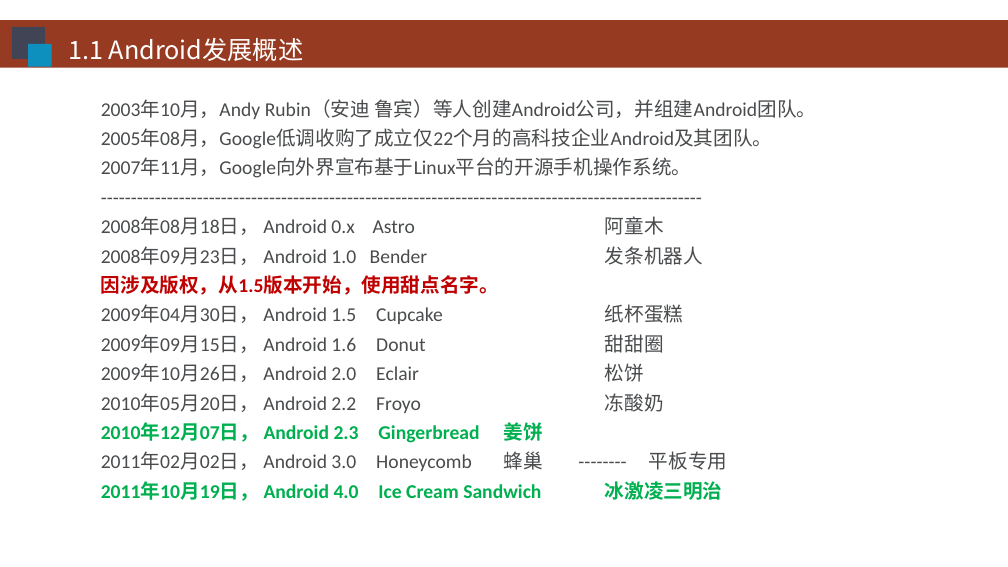
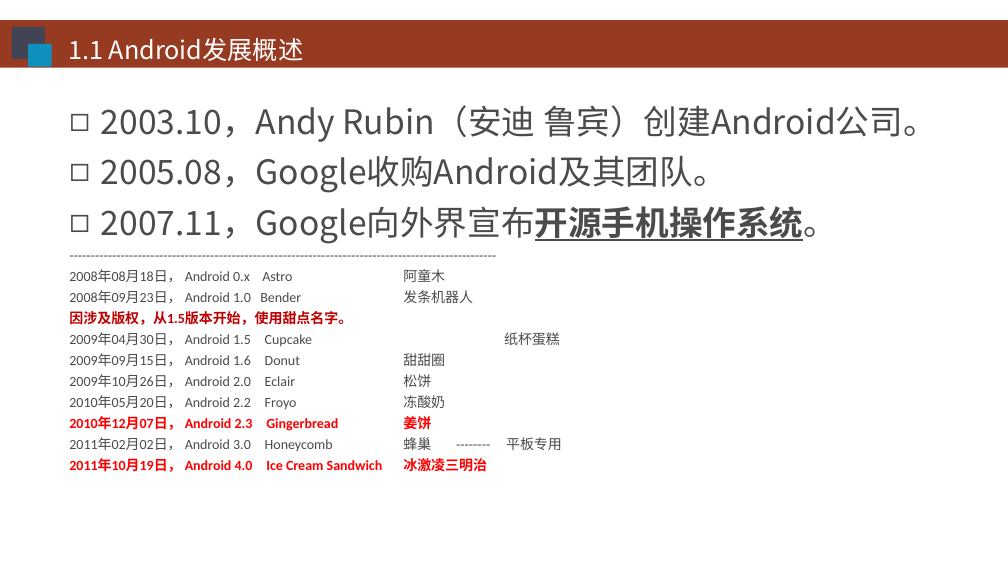
Before and after one commit to HBU/Android-PPT, a slide deck: slide 3 of 01.0 -- 配置环境 -- 第01章.ppt. Drawn at 1008x567 pixels with LibreOffice and Linux fonts; fonts in the diff are those of the drawing; background and template pictures are left out. Boxes give left, top, right and bottom in pixels: in the first picture for what was removed or moved away, otherwise in the second. Text is boxed around its words. In the diff, an @@ line names an element or a change of style, - is before the commit and + after.

```diff
--- a/01.0 -- 配置环境 -- 第01章.ppt
+++ b/01.0 -- 配置环境 -- 第01章.ppt
@@ text "2003.10，Andy Rubin（安迪 鲁宾）创建Android公司。": place and size @@
-text "2003.10，Andy Rubin（安迪 鲁宾）创建Android公司。" at [101,99,816,501]
+text "2003.10，Andy Rubin（安迪 鲁宾）创建Android公司。" at [69,105,937,472]
@@ text at [101,105,937,244]: text changed; size 14 to 24 pt; font Calibri to Noto Sans CJK SC @@
-2003年10月，Andy Rubin（安迪 鲁宾）等人创建Android公司，并组建Android团队。
-2005年08月，Google低调收购了成立仅22个月的高科技企业Android及其团队。
-2007年11月，Google向外界宣布基于Linux平台的开源手机操作系统。
+◻ 2003.10，Andy Rubin（安迪 鲁宾）创建Android公司。
+◻ 2005.08，Google收购Android及其团队。
+◻ 2007.11，Google向外界宣布开源手机操作系统。
@@ text at [69,269,487,472]: size 14 to 10 pt in "------------------------------------------------------------ ...", "2008年08月18日， Android 0.x Astro 阿童木", "2008年09月23日， Android 1.0 Bender 发条机器人", "因涉及版权，从1.5版本开始，使用甜点名字。" and 7 more places; text colour #00B050 to #FF0000 in "2010年12月07日， Android 2.3 Gingerbread 姜饼", "2011年10月19日， Android 4.0 Ice Cream Sandwich 冰激凌三明治"; indent changed @@
```
Also in this commit, not shown: 3 other slides changed, 1 other file.
